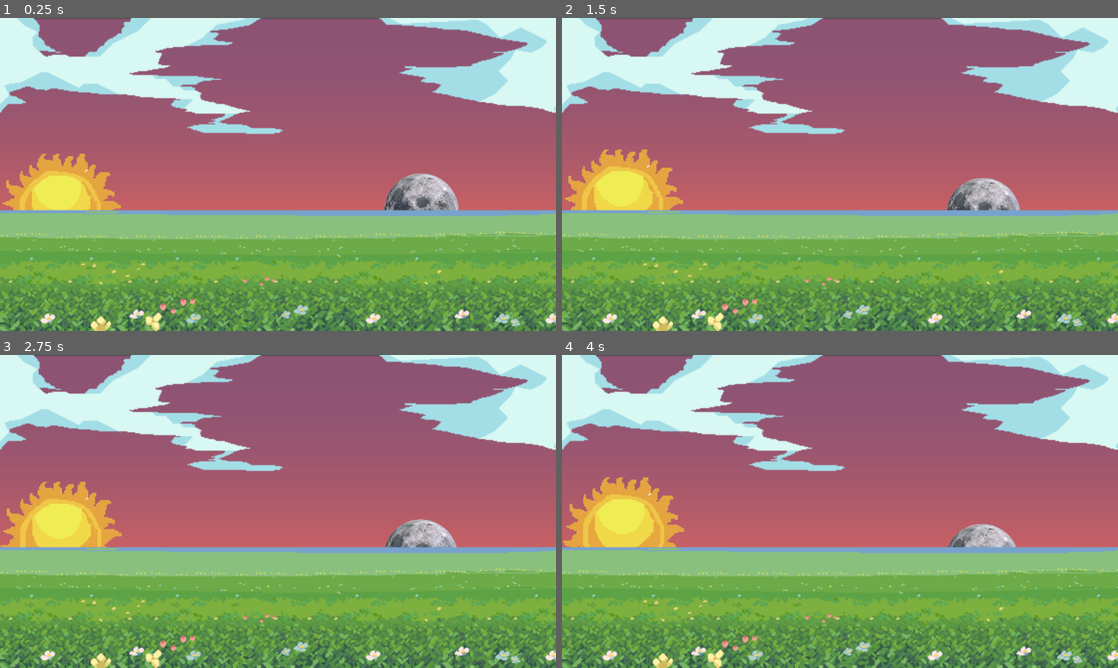
Above: before the commit, frames 1-4 (two rows, left to right).
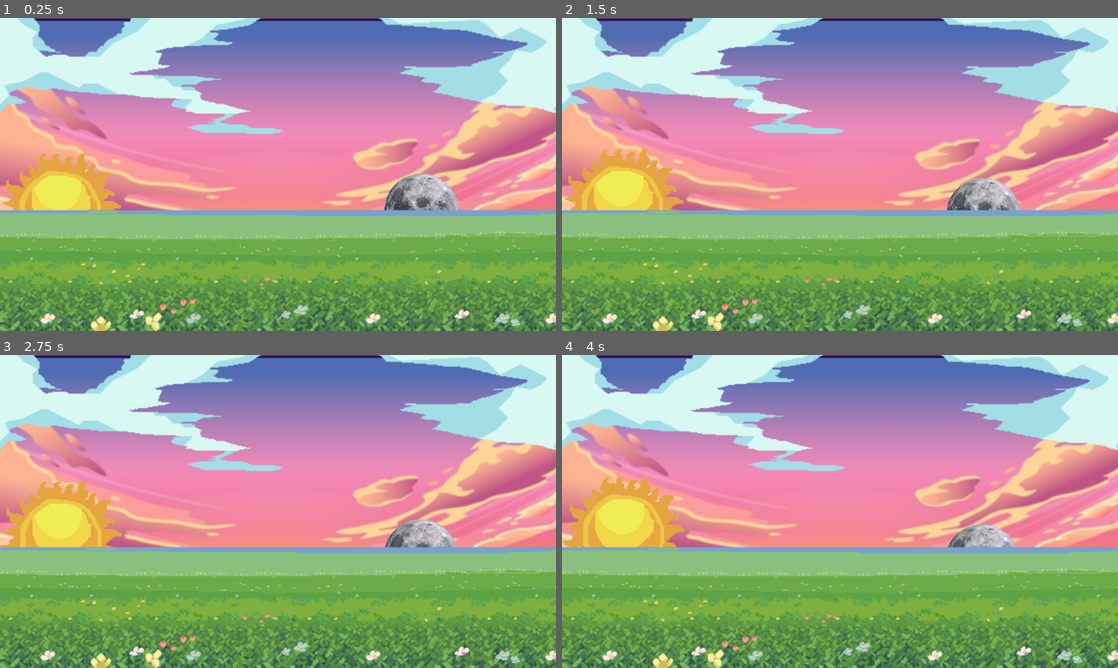
Above: after the commit, the same moments.

Repository: Wavesonics/BabyGame
Game: Godot game, scene res://main.tscn
Same seed, same stepped clock (60 frames per second), same inputs: the game is played once before the commit and once after it.
Inputs:
- Up to frame 1 (0.25 s): no input
- Up to frame 2 (1.5 s): no input
- Up to frame 3 (2.75 s): no input
- Up to frame 4 (4 s): no input

The runs differ from the first frame. In frame 1, 45% of the frame differs, in the area x 0-100%, y 0-62%; in frame 2, 45%; in frame 3, 45%; in frame 4, 44%.

Commit message:
add: crossfade shader for texture2D arrays

Diff:
--- a/CelestialObjects.gd
+++ b/CelestialObjects.gd
@@ -18,9 +18,11 @@
 var angle: float = PI
 
 var original_position: Vector2
+var sky_mat: ShaderMaterial
 
 func _ready():
 	original_position = position
+	sky_mat = (skyDay.material as ShaderMaterial)
 
 func _process(delta: float) -> void:
 	# Get joystick axis values (Assuming default joystick mappings).
@@ -53,22 +55,23 @@
 	# 1.0/0.0 is noon
 	# 0.5 is midnight
 	var percentDay = map_angle_to_unit_range(angle)
+	sky_mat.set_shader_parameter("time_of_day", percentDay)
 
-	# Day time
-	if percentDay < 0.25 or percentDay > 0.75:
-		dayColor.color.a = 0.01
-		skyDay.show()
-	else:
-		dayColor.color.a = 0.0
-		skyDay.hide()
+	## Day time
+	#if percentDay < 0.25 or percentDay > 0.75:
+		#dayColor.color.a = 0.01
+		#skyDay.show()
+	#else:
+		#dayColor.color.a = 0.0
+		#skyDay.hide()
 
-	# Night time
-	if percentDay > 0.25 and percentDay < 0.75:
-		nightColor.color.a = 0.5
-		skyNight.show()
-	else:
-		nightColor.color.a = 0.0
-		skyNight.hide()
+	## Night time
+	#if percentDay > 0.25 and percentDay < 0.75:
+		#nightColor.color.a = 0.5
+		#skyNight.show()
+	#else:
+		#nightColor.color.a = 0.0
+		#skyNight.hide()
 
 func map_angle_to_unit_range(angle):
 	# Offset the angle by 90 degrees (PI/2 radians)
--- a/assets/background/day_gradient.tres
+++ /dev/null
@@ -1,8 +0,0 @@
-[gd_resource type="GradientTexture1D" load_steps=2 format=3 uid="uid://cgg3ok22lsard"]
-
-[sub_resource type="Gradient" id="Gradient_nj354"]
-offsets = PackedFloat32Array(0, 0.232295, 0.320113, 0.379603, 0.491358, 0.637037, 1)
-colors = PackedColorArray(0.716385, 0.856036, 0.963412, 1, 0.346254, 0.84785, 0.917032, 1, 0.918953, 0.48612, 0.0381879, 1, 0.816166, 0.359859, 0.361406, 1, 0.170822, 0.38183, 0.674052, 1, 0.676397, 0.442335, 0.357901, 1, 0.716385, 0.856036, 0.963412, 1)
-
-[resource]
-gradient = SubResource("Gradient_nj354")
--- a/assets/background/night_gradient.tres
+++ /dev/null
@@ -1,8 +0,0 @@
-[gd_resource type="GradientTexture1D" load_steps=2 format=3 uid="uid://bbm6p0kjmpsxv"]
-
-[sub_resource type="Gradient" id="Gradient_ns7fo"]
-offsets = PackedFloat32Array(0, 0.241975, 0.293827, 0.33711, 0.501416, 0.730878, 0.854321, 1)
-colors = PackedColorArray(0.345098, 0.690196, 0.984314, 1, 0.270989, 0.671442, 0.815611, 1, 0.745098, 0.65098, 0.929412, 1, 0.857866, 0.439861, 0.524518, 1, 0.0431373, 0.141176, 0.337255, 1, 0.745098, 0.65098, 0.929412, 1, 0.727162, 0.906403, 0.984299, 1, 0.345098, 0.690196, 0.984314, 1)
-
-[resource]
-gradient = SubResource("Gradient_ns7fo")
--- /dev/null
+++ b/assets/background/shader/crossfade.gdshader
@@ -0,0 +1,23 @@
+shader_type canvas_item;
+
+//uniform sampler2D top_gradient;
+uniform sampler2DArray crossfade_images;
+uniform float time_of_day: hint_range(0.0, 1.0);
+uniform int num_images;
+void fragment() {
+	float spans_tod = floor(time_of_day * float(num_images));
+    //vec4 top = texture(top_gradient, vec2(time_of_day, 0.5));
+    vec4 first = texture(crossfade_images, vec3(UV.xy, mod(spans_tod, float(num_images))));
+	vec4 second = texture(crossfade_images, vec3(UV.xy, mod(spans_tod+1.0, float(num_images))));
+
+	float span_factor = mod(time_of_day * float(num_images), 1.0);
+	float span_mix = smoothstep(0.75, 1.0, span_factor);
+
+	// debug
+	//float band1 = 1.0 - step(0.3, UV.x);
+	//float band2 = step(0.6, UV.x);
+	//float band3 = (1.0 - band1) * (1.0 - band2);
+    //COLOR = first * band1 + second * band3 +  mix(first, second, span_mix) * band2;
+
+	COLOR = mix(first, second, span_mix);
+}
--- a/main.tscn
+++ b/main.tscn
@@ -1,19 +1,18 @@
-[gd_scene load_steps=30 format=3 uid="uid://bv87x84cfrbyp"]
+[gd_scene load_steps=28 format=3 uid="uid://bv87x84cfrbyp"]
 
 [ext_resource type="Script" path="res://main.gd" id="1_muxl5"]
-[ext_resource type="Texture2D" uid="uid://dw3cky25gypt5" path="res://assets/background/1-night.png" id="2_43i1m"]
 [ext_resource type="Script" path="res://SkyNight.gd" id="3_7esiq"]
 [ext_resource type="Texture2D" uid="uid://bif3fr6pv6jhq" path="res://assets/background/1.png" id="3_mydq3"]
 [ext_resource type="AudioStream" uid="uid://b4w0c6h1u88mj" path="res://assets/background/ambience-night.mp3" id="3_yluxt"]
 [ext_resource type="Texture2D" uid="uid://blcwbld1r4ma" path="res://assets/background/3.png" id="4_4qynr"]
 [ext_resource type="Texture2D" uid="uid://urqi7jkgt4py" path="res://assets/background/2.png" id="4_n4pr0"]
+[ext_resource type="Shader" path="res://assets/background/shader/crossfade.gdshader" id="4_pahp2"]
 [ext_resource type="AudioStream" uid="uid://d1wqgfd42q18b" path="res://assets/background/ambience-day.mp3" id="5_55yh7"]
 [ext_resource type="Texture2D" uid="uid://c3hnkd4l4vt70" path="res://assets/background/sun.png" id="5_bw7mx"]
-[ext_resource type="Texture2D" uid="uid://cgg3ok22lsard" path="res://assets/background/day_gradient.tres" id="5_futo7"]
+[ext_resource type="CompressedTexture2DArray" uid="uid://bc27o11rtjcqx" path="res://assets/background/skys.png" id="5_n0qxx"]
 [ext_resource type="Texture2D" uid="uid://wf62gr83rdfa" path="res://assets/background/moon.png" id="5_xociv"]
 [ext_resource type="Script" path="res://SkyDay.gd" id="6_8dnad"]
 [ext_resource type="Script" path="res://CelestialObjects.gd" id="6_jsfoj"]
-[ext_resource type="Texture2D" uid="uid://bbm6p0kjmpsxv" path="res://assets/background/night_gradient.tres" id="6_lgmir"]
 [ext_resource type="Texture2D" uid="uid://d0rov5fwlqvto" path="res://assets/background/4.png" id="7_ay8jm"]
 [ext_resource type="PackedScene" uid="uid://c1fa4m5wl7jog" path="res://entities/cow/Cow.tscn" id="8_yvqox"]
 [ext_resource type="PackedScene" uid="uid://c6exry1a7xhex" path="res://entities/chicken/Chicken.tscn" id="9_2jkje"]
@@ -27,27 +26,12 @@
 [ext_resource type="PackedScene" uid="uid://q7vry04rtsqc" path="res://entities/digger/Digger.tscn" id="18_f3vjt"]
 [ext_resource type="PackedScene" uid="uid://dfhl5hr32cygu" path="res://entities/stormcloud/StormCloud.tscn" id="24_4l2w0"]
 
-[sub_resource type="Shader" id="Shader_h8xx0"]
-code = "shader_type canvas_item;
-
-uniform sampler2D top_gradient;
-uniform sampler2D bottom_gradient;
-uniform float time_of_day: hint_range(0.0, 1.0);
-
-void fragment() {
-    vec4 top = texture(top_gradient, vec2(time_of_day, 0.5));
-    vec4 bottom = texture(bottom_gradient, vec2(time_of_day, 0.5));
-    // Set the fragment color
-    COLOR = mix(top, bottom, pow((UV.y)*2.0, 2));
-}
-"
-
 [sub_resource type="ShaderMaterial" id="ShaderMaterial_hpdj5"]
 resource_local_to_scene = true
-shader = SubResource("Shader_h8xx0")
-shader_parameter/time_of_day = 0.399
-shader_parameter/top_gradient = ExtResource("6_lgmir")
-shader_parameter/bottom_gradient = ExtResource("5_futo7")
+shader = ExtResource("4_pahp2")
+shader_parameter/time_of_day = 0.0
+shader_parameter/num_images = 4
+shader_parameter/crossfade_images = ExtResource("5_n0qxx")
 
 [sub_resource type="CanvasItemMaterial" id="CanvasItemMaterial_03ifq"]
 blend_mode = 3
@@ -61,10 +45,8 @@
 [node name="Background" type="Node2D" parent="."]
 
 [node name="SkyNight" type="Sprite2D" parent="Background"]
-visible = false
 position = Vector2(578, 326)
 scale = Vector2(2, 2)
-texture = ExtResource("2_43i1m")
 script = ExtResource("3_7esiq")
 
 [node name="Ambience" type="AudioStreamPlayer" parent="Background/SkyNight"]
@@ -72,6 +54,8 @@
 volume_db = -4.0
 
 [node name="SkyDay" type="Sprite2D" parent="Background"]
+texture_filter = 3
+texture_repeat = 2
 material = SubResource("ShaderMaterial_hpdj5")
 position = Vector2(576, 326)
 scale = Vector2(2, 2)
Binary file added: assets/background/skys.png
Not shown, added: assets/background/skys.png.import
